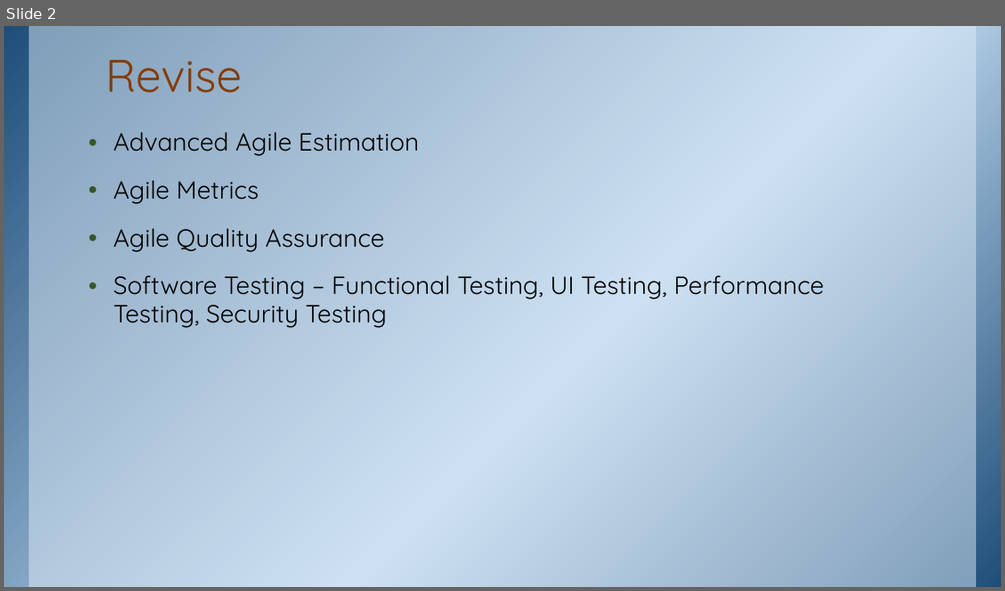
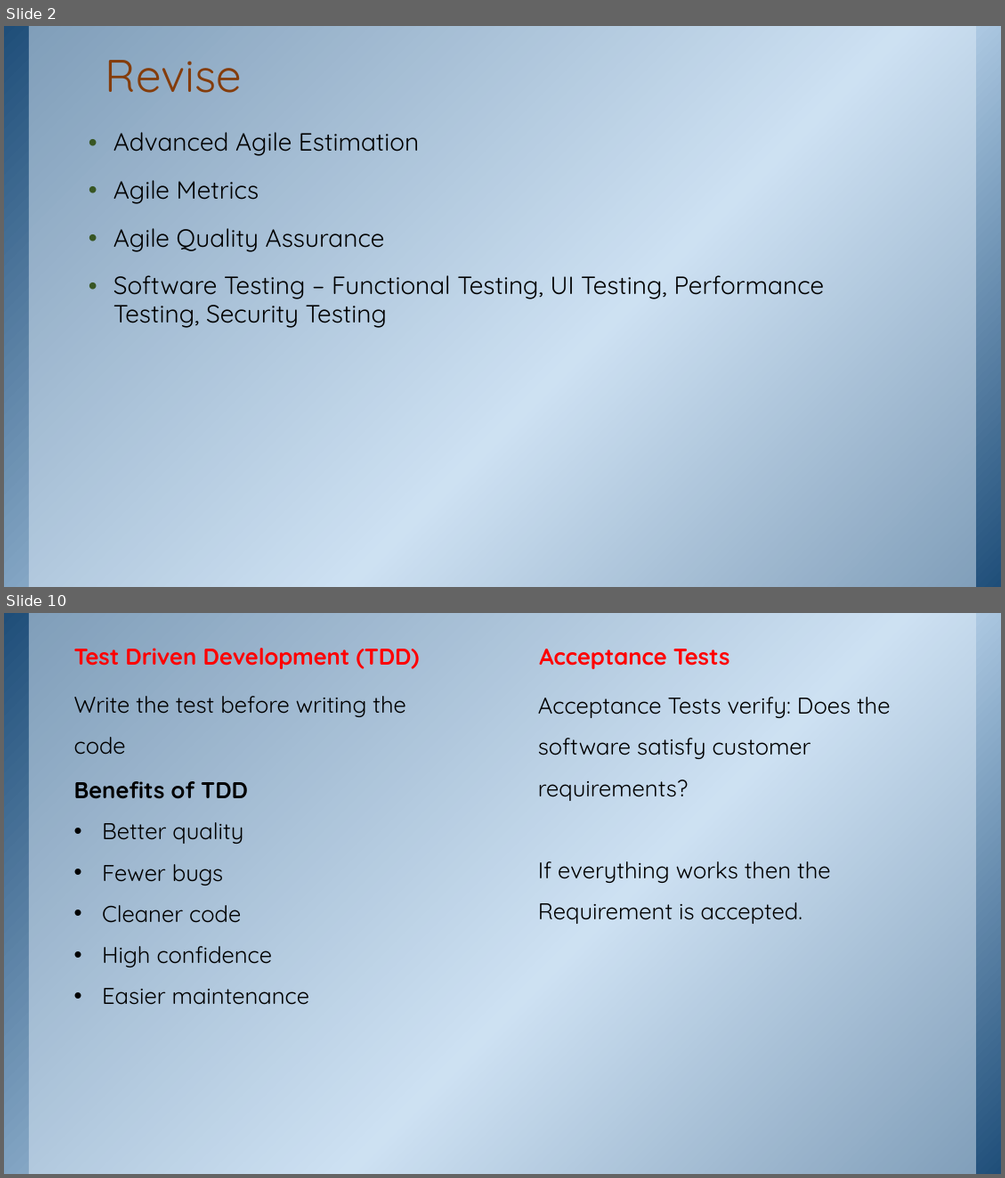
Before and after one commit to ketkiinamdar/IGCOE, a slide deck: TE - Lecture-8-4Aug2026.pptx. Shown one above the other, each under a label of ours: slide 2 before the commit, slides 2 and 10 after it; the slides between them are not shown. The pictures are 1005x591 and 1005x1178 pixels, drawn with LibreOffice and Linux fonts; fonts in the diff are those of the drawing; background and template pictures are left out. Boxes give left, top, right and bottom in pixels: in the first picture for what was removed or moved away, otherwise in the second. Text is boxed around its words. In the diff, an @@ line names an element or a change of style, - is before the commit and + after.

```diff
--- a/TE - Lecture-8-4Aug2026.pptx
+++ b/TE - Lecture-8-4Aug2026.pptx
@@ slide 10 added at bbox=[4, 613, 1001, 1174], background picture (left out); not listed: 2 template elements that a slide beside it also shows @@
@@ text added at bbox=[74, 648, 420, 669], 22 pt, text #FF0000, bold @@
+Test Driven Development (TDD)
@@ text added at bbox=[539, 649, 730, 669], 22 pt, text #FF0000, bold @@
+Acceptance Tests
@@ text added at bbox=[74, 696, 406, 755], 22 pt, text #000000 @@
+Write the test before writing the code
@@ text added at bbox=[538, 697, 890, 924], 22 pt, text #000000 @@
+Acceptance Tests verify: Does the software satisfy customer requirements?
+If everything works then the Requirement is accepted.
@@ text added at bbox=[74, 781, 309, 1005], 22 pt, text #000000 @@
+Benefits of TDD
+• Better quality
+• Fewer bugs
+• Cleaner code
+• High confidence
+• Easier maintenance
```
Also in this commit, not shown: 1 slide changed, 16 other slides added, 1 slide removed, 1 other file.
